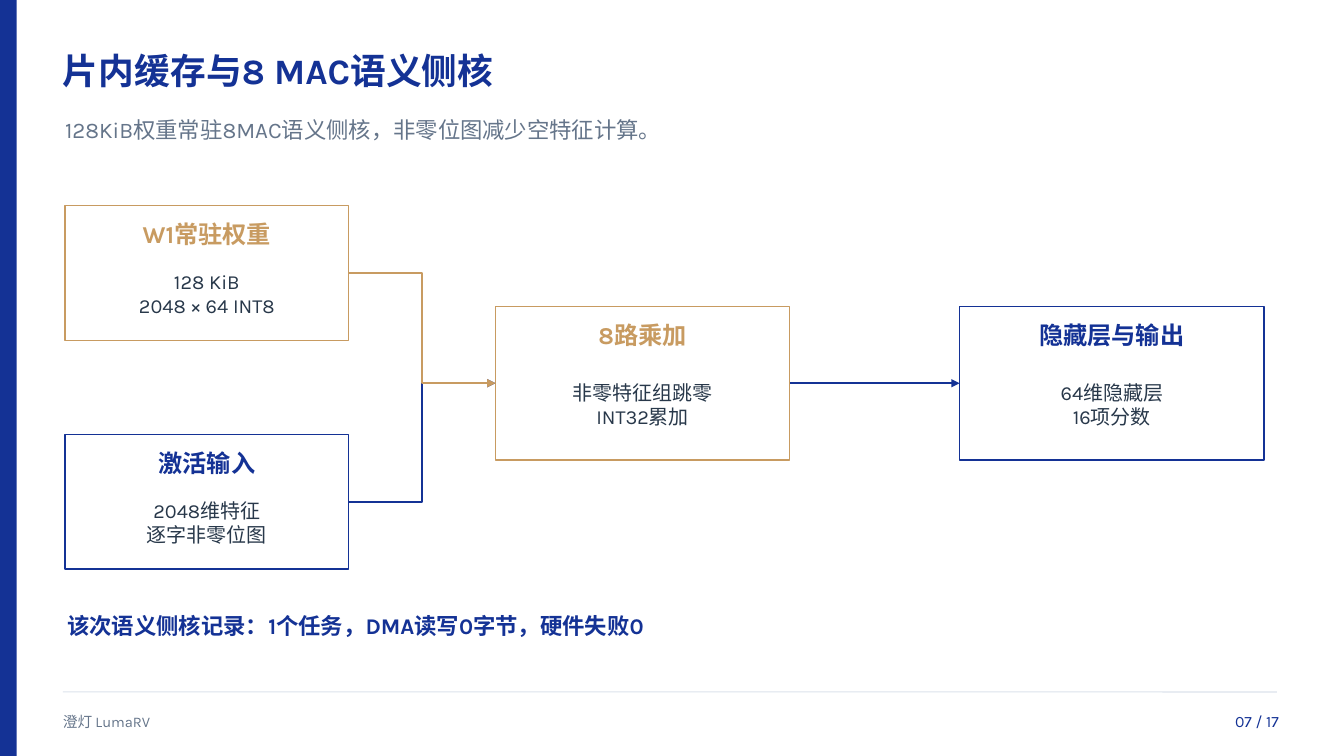
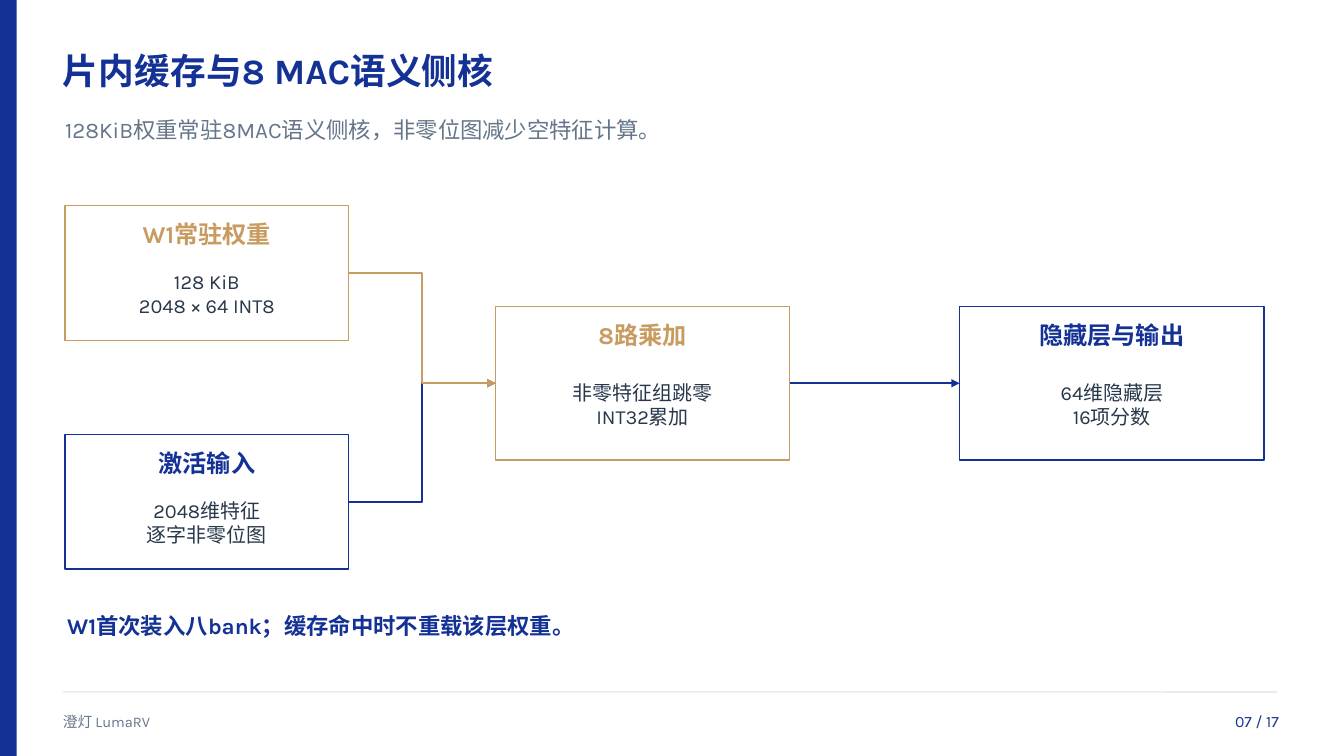
Before and after one commit to luffy1688/FPGA-RISC-CPU, a slide deck: slide 7 of docs/LumaRV_答辩演示.pptx. Drawn at 1344x756 pixels with LibreOffice and Linux fonts; fonts in the diff are those of the drawing. Boxes give left, top, right and bottom in pixels: in the first picture for what was removed or moved away, otherwise in the second. Text is boxed around its words. In the diff, an @@ line names an element or a change of style, - is before the commit and + after.

```diff
--- a/docs/LumaRV_答辩演示.pptx
+++ b/docs/LumaRV_答辩演示.pptx
@@ text at box(67, 615, 574, 638): text changed @@
-该次语义侧核记录：1个任务，DMA读写0字节，硬件失败0
+W1首次装入八bank；缓存命中时不重载该层权重。
```
Also in this commit, not shown: 9 other slides changed, 24 other files.
